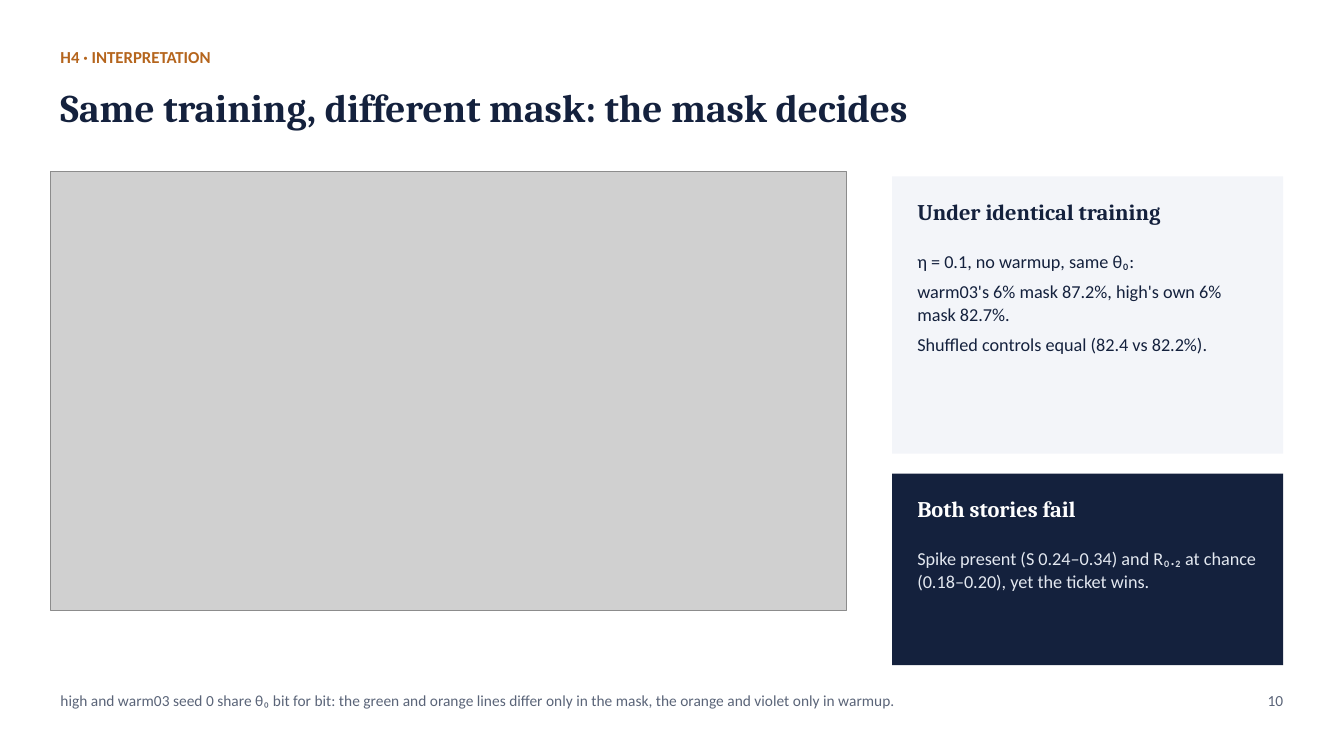
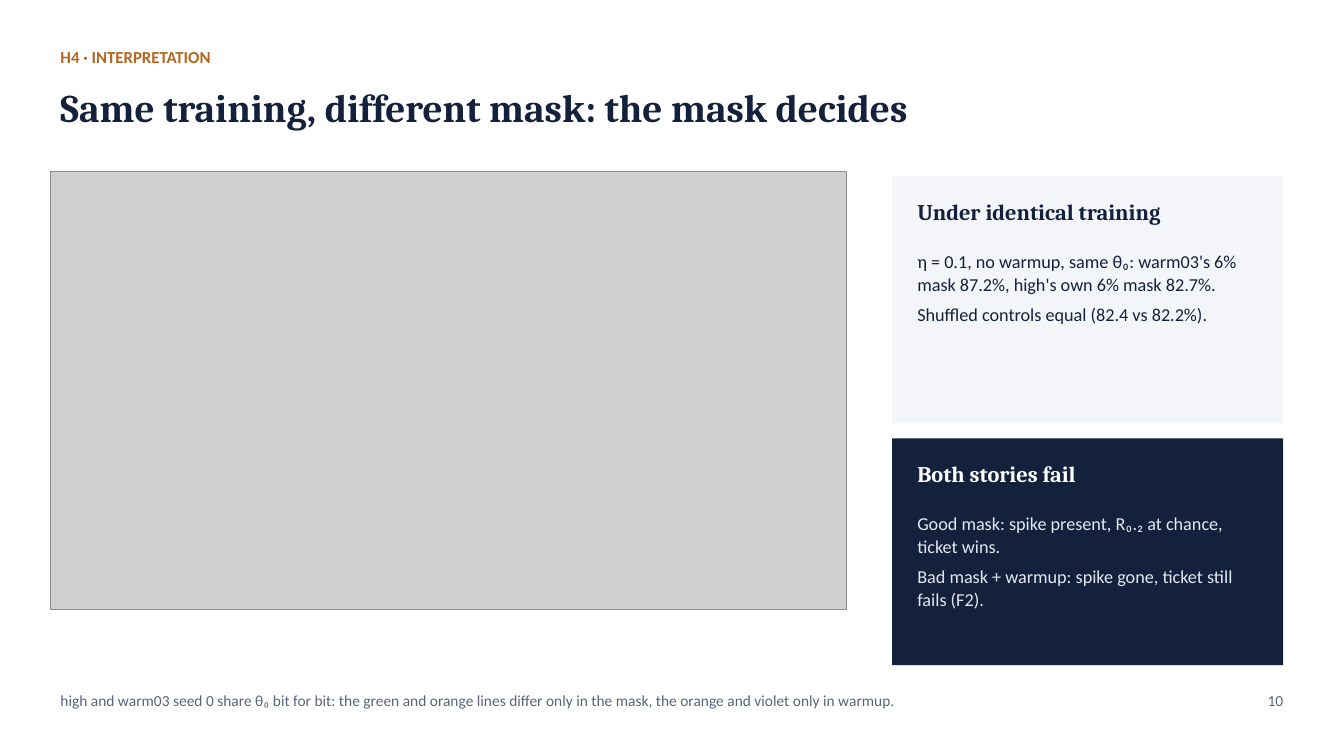
Before and after one commit to kneat2448/LTH-ML-final, a slide deck: slide 10 of report/LTH_Warmup_Final.pptx. Drawn at 1344x756 pixels with LibreOffice and Linux fonts; fonts in the diff are those of the drawing; grey boxes stand for pictures. Boxes give left, top, right and bottom in pixels: in the first picture for what was removed or moved away, otherwise in the second. Text is boxed around its words. In the diff, an @@ line names an element or a change of style, - is before the commit and + after.

```diff
--- a/report/LTH_Warmup_Final.pptx
+++ b/report/LTH_Warmup_Final.pptx
@@ rectangle: place and size @@
-rectangle at box(892, 176, 1284, 454)
+rectangle at box(892, 176, 1284, 423)
@@ text at box(917, 255, 1236, 294): text changed @@
-η = 0.1, no warmup, same θ₀:
-warm03's 6% mask 87.2%, high's own 6% mask 82.7%.
+η = 0.1, no warmup, same θ₀: warm03's 6% mask 87.2%, high's own 6% mask 82.7%.
@@ rectangle: place and size @@
-rectangle at box(892, 474, 1284, 665)
+rectangle at box(892, 439, 1284, 665)
@@ text "Both stories fail": place and size @@
-text "Both stories fail" at box(917, 501, 1076, 517)
+text "Both stories fail" at box(917, 466, 1076, 482)
@@ text at box(917, 517, 1232, 609): text changed @@
-Spike present (S 0.24–0.34) and R₀.₂ at chance (0.18–0.20), yet the ticket wins.
+Good mask: spike present, R₀.₂ at chance, ticket wins.
+Bad mask + warmup: spike gone, ticket still fails (F2).
```
Also in this commit, not shown: 4 other slides changed, 13 other files.
